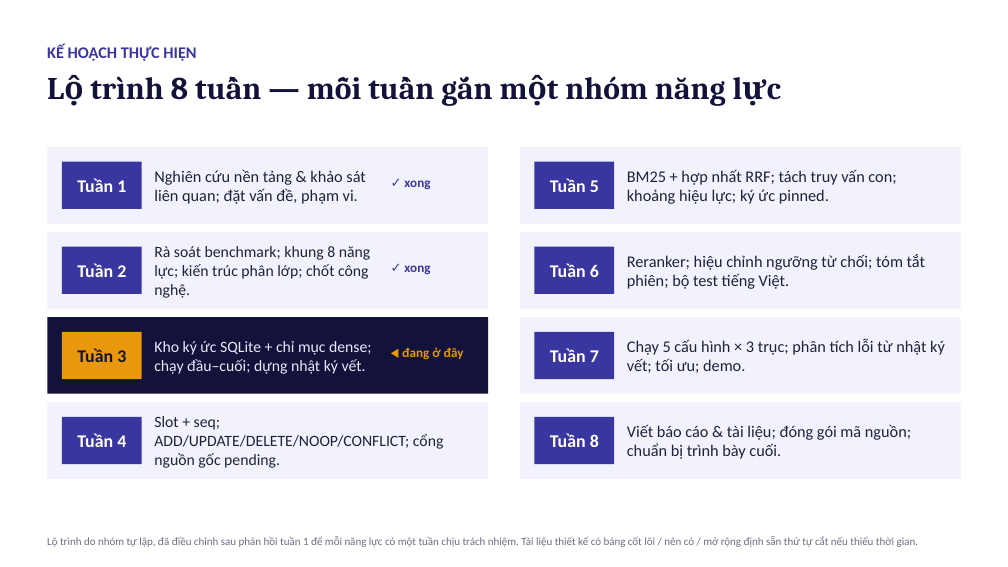
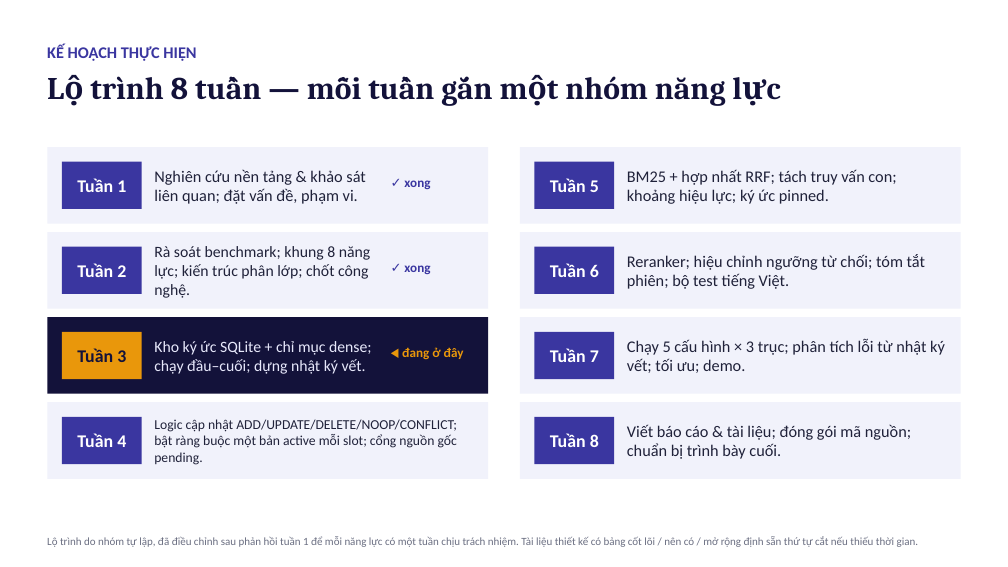
Before and after one commit to Phongdzfk/Samsung-Agent, a slide deck: slide 14 of Tuan 3/bao-cao-tuan-3.pptx (slide 12 before the commit). Drawn at 1008x567 pixels with LibreOffice and Linux fonts; fonts in the diff are those of the drawing. Boxes give left, top, right and bottom in pixels: in the first picture for what was removed or moved away, otherwise in the second. Text is boxed around its words. In the diff, an @@ line names an element or a change of style, - is before the commit and + after.

```diff
--- a/Tuan 3/bao-cao-tuan-3.pptx
+++ b/Tuan 3/bao-cao-tuan-3.pptx
@@ text at [154,419,457,465]: text changed; size 15 to 13 pt @@
-Slot + seq; ADD/UPDATE/DELETE/NOOP/CONFLICT; cổng nguồn gốc pending.
+Logic cập nhật ADD/UPDATE/DELETE/NOOP/CONFLICT; bật ràng buộc một bản active mỗi slot; cổng nguồn gốc pending.
```
Also in this commit, not shown: 5 other slides changed, 2 slides added, 6 other files.
